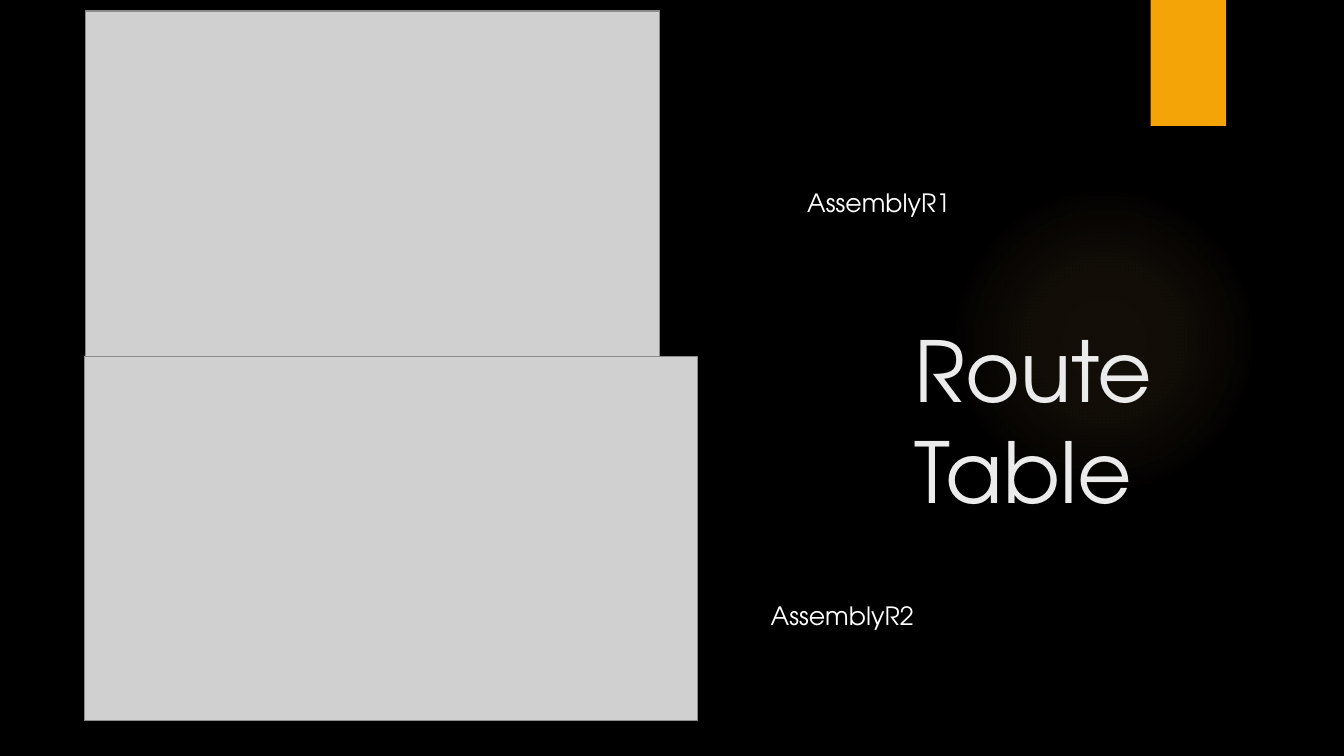
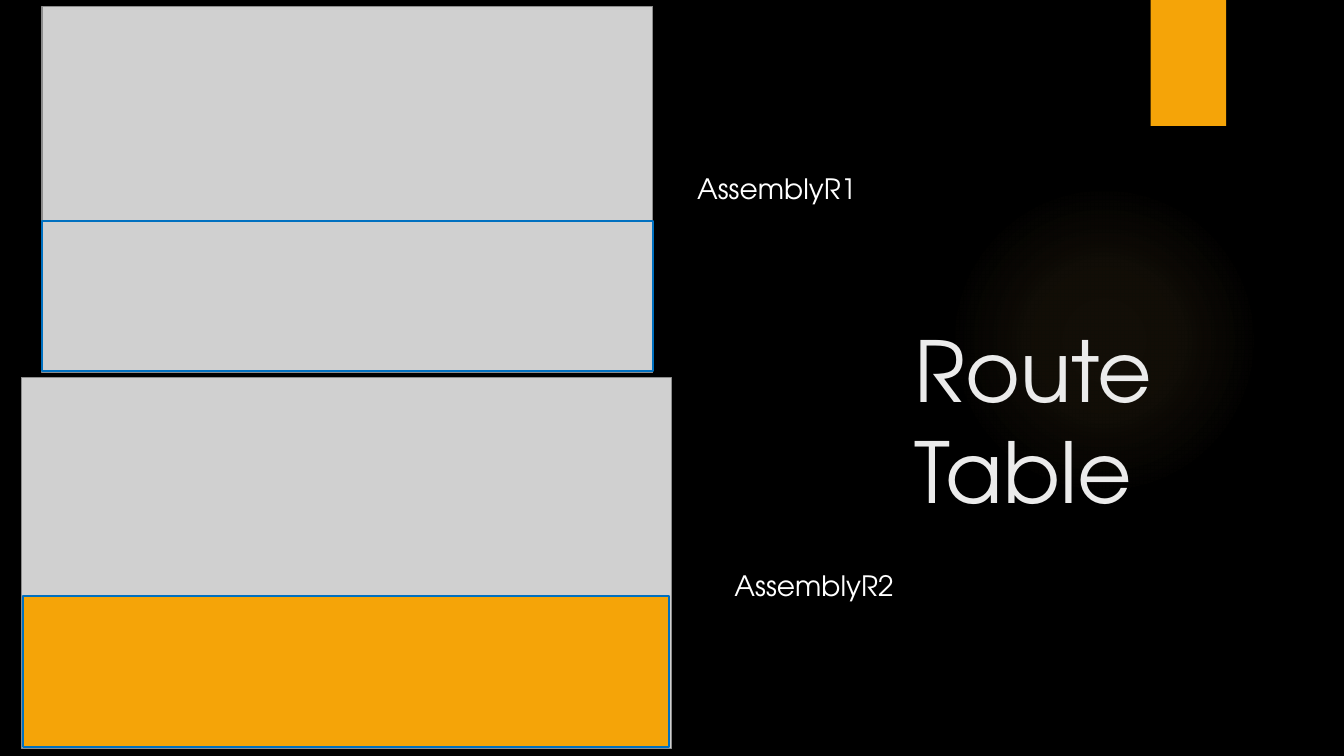
Before and after one commit to LajkaK2006/BorsodNet, a slide deck: slide 14 of BorsodNet.pptx (slide 13 before the commit). Drawn at 1344x756 pixels with LibreOffice and Linux fonts; fonts in the diff are those of the drawing; grey boxes stand for pictures; background and template pictures are left out. Boxes give left, top, right and bottom in pixels: in the first picture for what was removed or moved away, otherwise in the second. Text is boxed around its words. In the diff, an @@ line names an element or a change of style, - is before the commit and + after.

```diff
--- a/BorsodNet.pptx
+++ b/BorsodNet.pptx
@@ picture: place and size @@
-picture at box(86, 11, 659, 357)
+picture at box(42, 6, 653, 372)
@@ text "AssemblyR1" at box(697, 178, 856, 205): size 18 to 20 pt @@
@@ text "AssemblyR1": place and size @@
-text "AssemblyR1" at box(807, 193, 950, 217)
+text "AssemblyR1" at box(697, 178, 856, 205)
@@ rectangle added at box(42, 221, 653, 371), outline #0070C0 1.5 pt @@
@@ picture: place and size @@
-picture at box(85, 356, 698, 721)
+picture at box(22, 378, 671, 748)
@@ text "AssemblyR2": place and size @@
-text "AssemblyR2" at box(771, 606, 914, 630)
+text "AssemblyR2" at box(734, 575, 893, 602)
@@ text "AssemblyR2" at box(734, 575, 893, 602): size 18 to 20 pt @@
@@ rectangle added at box(23, 597, 669, 747), fill #F5A408, outline #0070C0 1.5 pt @@
```
Also in this commit, not shown: 5 other slides changed, 5 slides added, 2 slides removed.
